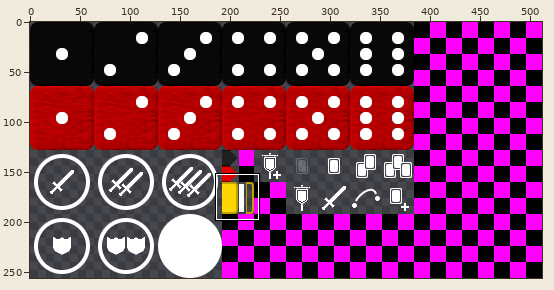
One commit to this sprite sheet: gfx/ui.png. The picture above shows the old version from afar; the outline marks the close-up.
Close-up. Before:
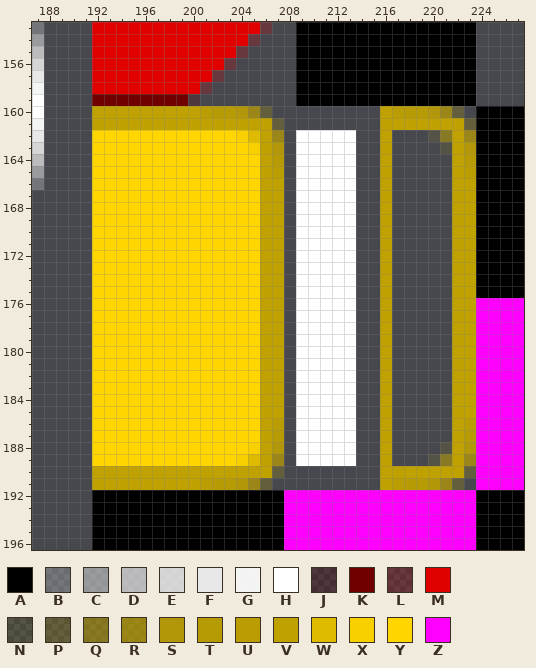
The file is 512x256 pixels. Pixels under 10% opacity are left out. Colours within 5 levels of each other are drawn and written as one. Shown: x 187..227, y 153..196.
Palette (. is transparent): A #000000  B #ffffff3f  C #ffffff74  D #ffffffa2  E #ffffffc6  F #ffffffdf  G #ffffffef  H #ffffff  J #6e000038  K #700000  L #e0000037  M #e00000  N #bfa1001f  P #bfa1003e  Q #bfa1008c  R #bfa100b3  S #bfa100e2  T #bfa100ee  U #bfa100f4  V #bfa100  W #dfbb00  X #f8d000  Y #ffd600  Z #ff00ff
New version:
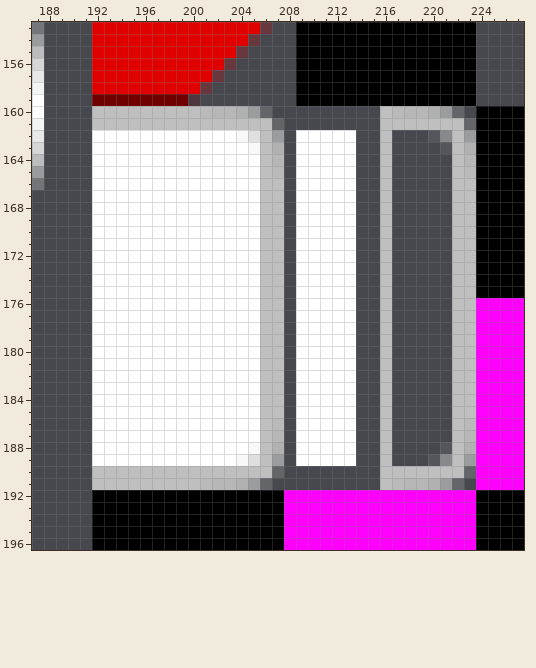
Changes in this commit:
colour N: #bfa1001f -> #bfbfbf1f
colour P: #bfa1003e -> #bfbfbf3e
colour Q: #bfa1008c -> #bfbfbf8c
colour R: #bfa100b3 -> #bfbfbfb3
colour S: #bfa100e2 -> #bfbfbfe2
colour T: #bfa100ee -> #bfbfbfee
colour U: #bfa100f4 -> #bfbfbff4
colour V: #bfa100 -> #bfbfbf
colour W: #dfbb00 -> #dfdfdf
colour X: #f8d000 -> #f8f8f8
y 162: x 192..203 YYYYYYYYYYYY -> HHHHHHHHHHHH
y 163: x 192..204 YYYYYYYYYYYYY -> HHHHHHHHHHHHH
y 164..187: x 192..205 YYYYYYYYYYYYYY -> HHHHHHHHHHHHHH
y 188: x 192..204 YYYYYYYYYYYYY -> HHHHHHHHHHHHH
y 189: x 192..203 YYYYYYYYYYYY -> HHHHHHHHHHHH
Changed places in both close-ups, as pixel boxes (x1, y1, x2, y2):
changed: (92, 106, 284, 490)
changed: (380, 106, 476, 490)
